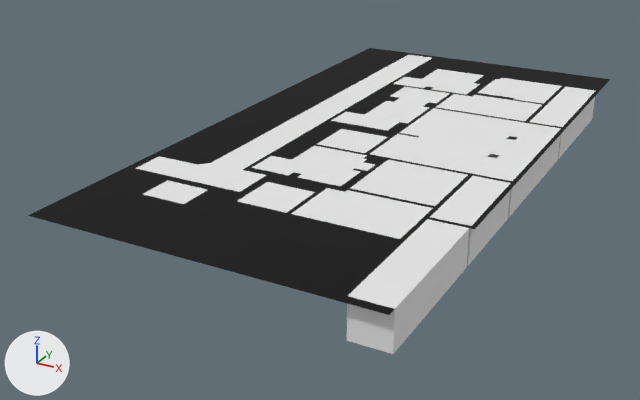
The glTF model world/scavengers_hideout.glb, before and after one commit.
Rendered twice from a 50 mm lens placed at (52.3, -63.1, 38.1), pointed at (6.8, 19.7, -3.3). Lighting does not change. The marker at lower left points along +X, +Y and +Z. Where no turn or scale is listed for an object, it has been applied to the vertices. Vertices at the same position are counted once.

Names of what the first picture shows: 'Plane', 'roof1_3', 'roof1_4', 'roof2_1', 'roof2_2', 'roof3_1', 'roof3_2', 'roof3_3', 'roof3_4', 'roof3_5', 'roof3_6', 'roof_hallway', 'walls'.
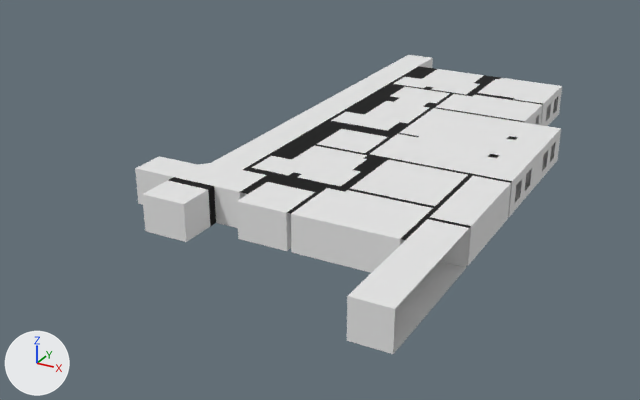
Where the change shows, as pixel boxes [x1, y1, x2, y2] in the pictures (640 x 400 px):
'walls', reshaped (36% narrower, 35% shorter)
    before: [28, 48, 610, 315]
    after: [168, 66, 543, 240]
'Plane', reshaped
    before: [347, 97, 595, 354]
    after: [135, 58, 562, 354]
'roof1_4', deleted
    before: [529, 87, 595, 127]
part 1 of me_plane_008, deleted
    before: [558, 97, 595, 159]
part 2 of me_plane_008, built on
    before: [516, 142, 556, 201]
    after: [528, 89, 560, 195]
part 3 of me_plane_023, cut back
    before: [353, 155, 375, 171]
    after: [353, 155, 363, 169]
part 4 of me_plane_017, cut back
    before: [28, 48, 610, 315]
    after: [208, 187, 216, 226]
'floor', unchanged, uncovered by the edit
    after: [393, 113, 554, 354]

Diff of the bpy script that builds the scene:
```diff
--- a/world/scavengers_hideout.glb.py
+++ b/world/scavengers_hideout.glb.py
@@ me_plane_008 @@
 # used by ob_plane; location = (0.0, 0.0, 0.0)
-me_plane_008.from_pydata(...)  # 4051 vertices, 6548 faces; spans x -6.0..29.5, y -10.0..60.0, z 0.0..4.0
+me_plane_008.from_pydata(...)  # 4110 vertices, 6650 faces; spans x -6.0..29.5, y -10.0..60.0, z 0.0..4.0
+# me_plane_008 part 1: the loose piece of 116 vertices spanning x 25.5..29.5, y 37.5..54.5, z 0.0..4.0 is deleted
+# me_plane_008 part 2: 64 vertices removed from x 24.0..29.5, y 12.0..52.5, z 0.0..4.0; 135 vertices added at x 25.0..29.5, y 10.5..53.0, z 0.0..4.0
 me_plane_008.materials.append(mat_base)
@@ me_plane_023 @@
 # used by ob_roof3_1; location = (0.0, 0.0, 0.0)
-me_plane_023.from_pydata(...)  # 57 vertices, 55 faces; spans x 4.5..15.5, y 9.0..18.0, z 4.0
+me_plane_023.from_pydata(...)  # 53 vertices, 51 faces; spans x 4.5..15.0, y 9.0..18.0, z 4.0
+# me_plane_023 part 3
+# 4 vertices are removed from x 15.0..15.5, y 14.0..16.0, z 4.0
+# 7 faces are deleted
+# 3 new faces join them
 me_plane_023.materials.append(mat_base)
@@ me_plane_017 @@
 # used by ob_walls; location = (0.0, 0.0, 0.0)
-me_plane_017.from_pydata(...)  # 1699 vertices, 2535 faces; spans x -7.0..30.0, y -11.0..61.0, z 4.0
+me_plane_017.from_pydata(...)  # 328 vertices, 348 faces; spans x -1.0..29.5, y 1.0..54.5, z 0.0..4.0
+# me_plane_017 part 4: 1375 vertices removed from x -7.0..30.0, y -11.0..61.0, z 4.0; 4 vertices added at x -1.0..4.0, y 2.0..3.0, z 0.0
 me_plane_017.materials.append(mat_wall_ceiling)
@@ ob_roof1_4 @@
-ob_roof1_4 = bpy.data.objects.new('roof1_4', me_plane_027)
-ob_roof1_4.location = (0.0, 0.0, 0.0)
```
